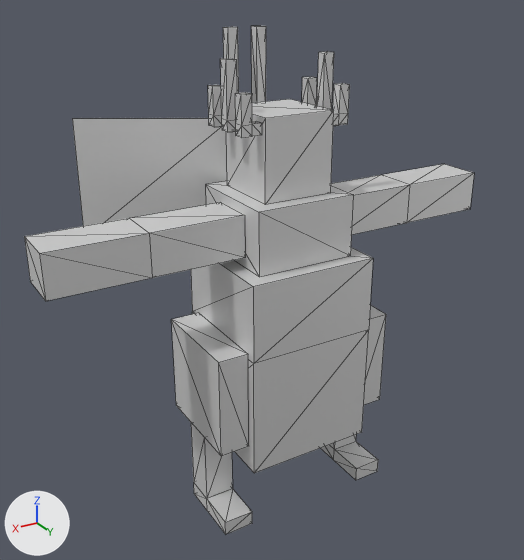
The COLLADA model src/main/resources/assets/darksouls/models/entity/asylum_demon.dae as it was, and as the next commit left it.
Both versions are drawn from a 50 mm lens placed at (4.42, 6.94, 4.67), pointed at (0.3, 0.07, 1.24). Lighting does not change. The marker at lower left points along +X, +Y and +Z. Mesh edges are drawn as thin lines. Where no turn or scale is listed for an object, it has been applied to the vertices.
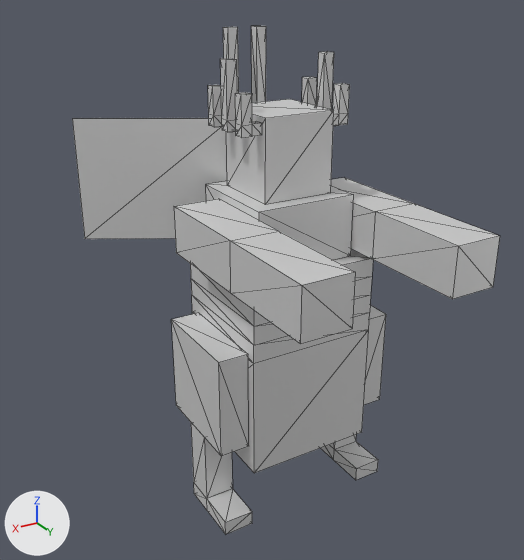
Commit message: added demon great hammer item

Edits to the bpy script that builds the scene:
```text
Change me_cube_005:
    used by ob_cube; location = (0.0, -0.19, 0.02)
    remove me_cube_005.from_pydata(...)  # 268 vertices, 432 faces; spans x -2.9..2.9, y -1.45..0.95, z -1.76..4.03
    add me_cube_005.from_pydata(...)  # 280 vertices, 456 faces; spans x -1.89..1.89, y -1.45..2.42, z -1.76..4.03
    me_cube_005 part 1
    16 vertices are removed from x -2.9..2.9, y -0.13..0.44, z 1.64..2.14
    38 faces are deleted
    8 vertices move from x -1.76..-0.63, y -0.13..0.44, z 1.64..2.14 to x -1.2..-0.63, y -0.18..1.15, z 1.61..2.17
    22 vertices are added at x -1.2..0.82, y -0.63..2.42, z 0.8..2.17
    6 new vertices lie (0.57, 0.0, 0.0) away from vertices in x 0.63, y -0.18..2.42, z 1.61..2.17
    62 new faces join them
```

Changed parts and their boxes [x1, y1, x2, y2] in the pictures (524 x 560 px):
'Cube', reshaped: before [24, 26, 474, 534]; after [72, 26, 500, 534]
part 1 of me_cube_005, built on: before [24, 164, 474, 363]; after [174, 177, 500, 363]
